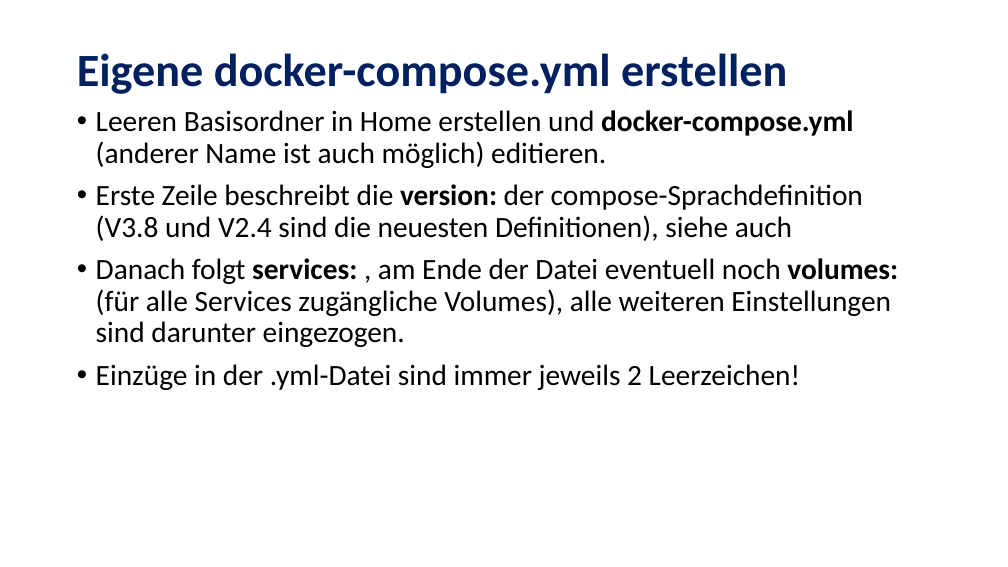
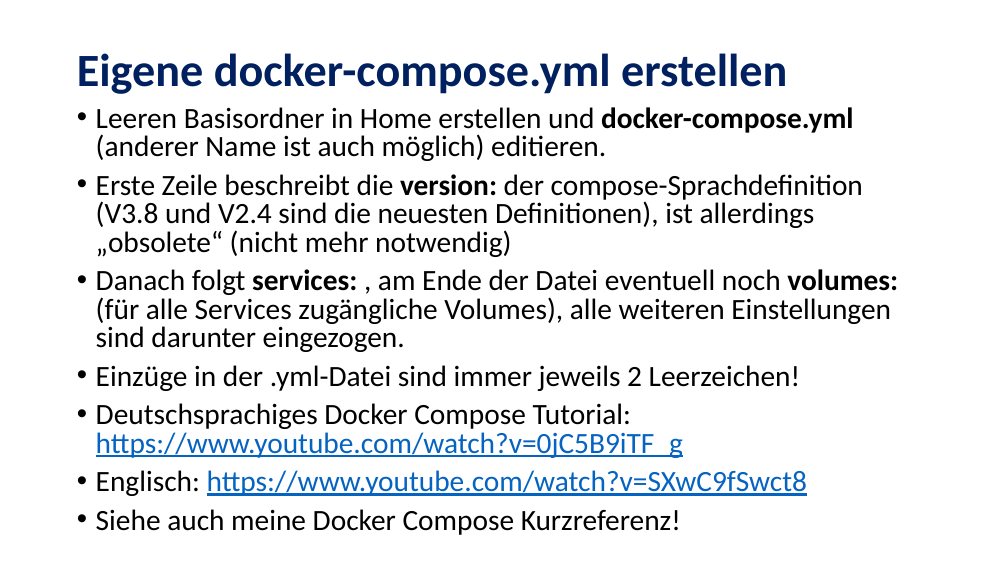
Before and after one commit to MickyRoth/Presentations, a slide deck: slide 35 of Docker.pptx. Drawn at 1008x567 pixels with LibreOffice and Linux fonts; fonts in the diff are those of the drawing; background and template pictures are left out. Boxes give left, top, right and bottom in pixels: in the first picture for what was removed or moved away, otherwise in the second. Text is boxed around its words. In the diff, an @@ line names an element or a change of style, - is before the commit and + after.

```diff
--- a/Docker.pptx
+++ b/Docker.pptx
@@ text at (x1=96, y1=107, x2=898, y2=391): line spacing 0.9 to 0.8 @@
@@ text at (x1=96, y1=174, x2=863, y2=257): text changed @@
-• Erste Zeile beschreibt die version: der compose-Sprachdefinition (V3.8 und V2.4 sind die neuesten Definitionen), siehe auch
+• Erste Zeile beschreibt die version: der compose-Sprachdefinition (V3.8 und V2.4 sind die neuesten Definitionen), ist allerdings „obsolete“ (nicht mehr notwendig)
@@ text at (x1=96, y1=403, x2=807, y2=535): paragraphs added @@
+• Deutschsprachiges Docker Compose Tutorial: https://www.youtube.com/watch?v=0jC5B9iTF_g
+• Englisch: https://www.youtube.com/watch?v=SXwC9fSwct8
+• Siehe auch meine Docker Compose Kurzreferenz!
```
Also in this commit, not shown: 1 other slide changed, 1 other file.
